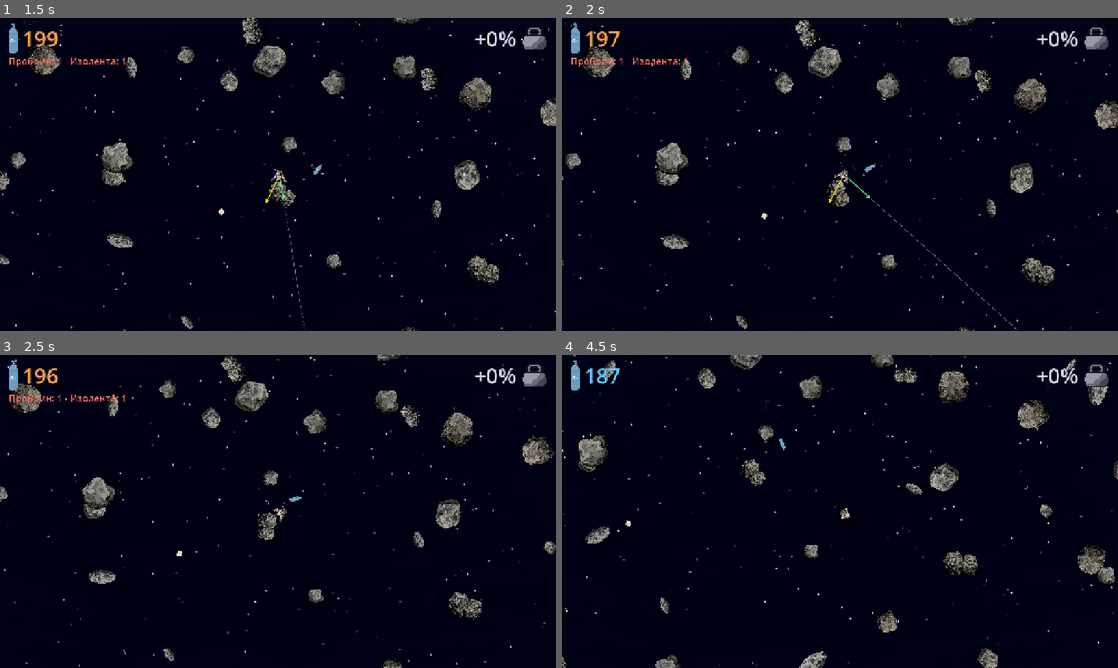
Above: before the commit, frames 1-4 (two rows, left to right).
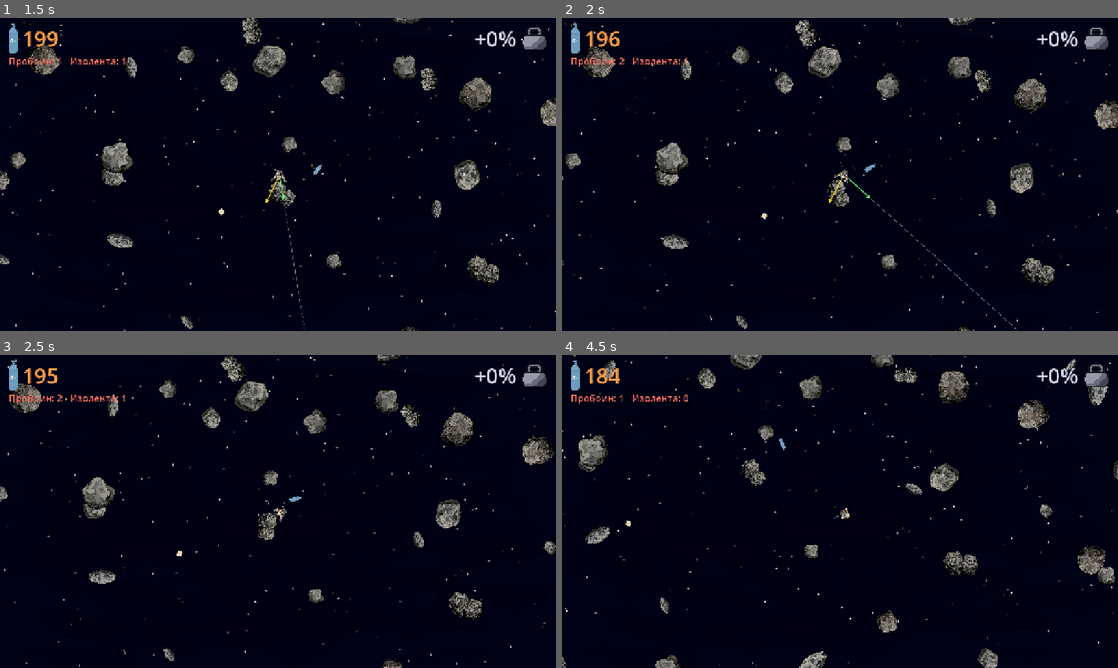
Above: after the commit, the same moments.

Repository: xOnelinx/-space_scrapheap
Game: Godot game, scene res://scenes/main.tscn
The game is run twice, just before and just after one commit, with the same random seed, the same clock (stepped at 60 frames per second) and the same inputs.
Inputs (mouse positions are in pixels of both pictures, inside the frame that each line leads up to):
- Up to frame 1 (1.5 s): click "Начать игру" at 0.5 s; move the mouse to (250, 237) at 1.27 s; hold W (move_up) from 1.28 s (still down); hold Right mouse button (aim) from 1.28 s (still down); click (250, 237) at 1.42 s
- Up to frame 2 (2 s): keep holding W (move_up); keep holding Right mouse button (aim)
- Up to frame 3 (2.5 s): keep holding W (move_up); move the mouse to (444, 558) at 2.02 s; release Right mouse button (aim) at 2.03 s; tap G (drop_cargo) at 2.1 s
- Up to frame 4 (4.5 s): move the mouse to (673, 464) at 2.77 s; release W (move_up) at 2.78 s; hold E (harpoon) 2.78-3.53 s; hold A (move_left) 2.78-4.28 s; move the mouse to (867, 511) at 3.52 s; tap F (hatch) at 3.6 s; click (867, 511) at 3.67 s; move the mouse to (756, 433) at 4.27 s; hold S (move_down) from 4.28 s (still down); hold X (patch_suit) from 4.28 s (still down)

Frame 1 is identical in both runs. In frame 2, less than 0.1% of the frame differs, in the area x 8-50%, y 4-53%; in frame 3, less than 0.1%; in frame 4, 0.4%, in the area x 1-50%, y 4-53%.

Commit message:
Жёсткий удар об астероид рвёт скафандр в точке касания
Co-authored-by: Cursor <cursoragent@cursor.com>

Diff:
--- a/godot/scripts/oxygen.gd
+++ b/godot/scripts/oxygen.gd
@@ -15,7 +15,7 @@
 const COLOR_IDLE := Color(0.4, 0.78, 1.0)
 const COLOR_DOUBLE := Color(1.0, 0.62, 0.28)
 const FLASH_TIME := 0.45
-# shortcut: старт с пробоиной и мотком, пока пробоину не даёт жёсткий удар об астероид; тогда старт целым и без изоленты.
+## Старт с пробоиной: первая задача — залатать её. Моток в кармане и запасной у стартового камня.
 const START_PUNCTURES := 1
 const START_TAPE := 1
 const ICON := preload("res://assets/oxygen.png")
--- a/godot/scripts/wanderer.gd
+++ b/godot/scripts/wanderer.gd
@@ -35,6 +35,8 @@
 ## Газ из одной пробоины при прыжке: доля скорости толчка против струи. Прицел её не видит.
 const LEAK_PER_PUNCTURE := 0.4
 const LEAK_JET_REACH := 23.0
+## Удар об астероид быстрее этой скорости входа рвёт скафандр в точке касания.
+const PUNCTURE_SPEED := 75.0
 const MASS := 26.0 * 26.0
 const AIM_HORIZON := 3.0
 ## Верх спрайта — рюкзак, он наружу от камня. Низ — шлем, им встаём на поверхность.
@@ -614,6 +616,7 @@
 			var away := global_position - rock.global_position
 			if away.length_squared() > 0.0001:
 				normal = away.normalized()
+			_puncture_if_hard(rock, collision.get_position(), normal)
 		dock_to(collider, normal)
 		return
 
@@ -699,8 +702,16 @@
 		return false
 	var away := global_position - buried.global_position
 	var normal := Vector2.UP if away.length_squared() < 0.0001 else away.normalized()
+	_puncture_if_hard(buried, global_position - normal * _self_radius, normal)
 	dock_to(buried, normal)
 	return true
+
+
+func _puncture_if_hard(rock: SpaceRock, contact: Vector2, normal: Vector2) -> void:
+	## Скорость входа в поверхность, как у камня в точке касания со спином.
+	var approach := -(velocity - _velocity_at(rock, contact)).dot(normal)
+	if approach > PUNCTURE_SPEED:
+		puncture_at(contact)
 
 
 func _buried_asteroid() -> SpaceRock:
--- a/godot/tests/verify_push.gd
+++ b/godot/tests/verify_push.gd
@@ -114,6 +114,7 @@
 	var air := wanderer.get_node("Oxygen") as Oxygen
 	air.seconds = 40.0
 	air.double_left = 0.0
+	air.holes.clear()
 	wanderer._using_flight_correction = true
 	wanderer._breathe(1.0)
 	if absf(air.seconds - (40.0 - 1.0 - Wanderer.FLIGHT_OXYGEN)) > 0.01:
--- a/godot/tests/verify_suit.gd
+++ b/godot/tests/verify_suit.gd
@@ -58,8 +58,53 @@
 		fail("Подбор изоленты: моток %d, масса %.1f" % [air.tape, wanderer.get_mass()])
 		return
 
+	if not _check_impacts(scene, wanderer, air):
+		return
+
 	print("SUIT_OK")
 	quit(0)
+
+
+func _check_impacts(scene: Node, wanderer: Wanderer, air: Oxygen) -> bool:
+	var meteor := scene.get_node("Bodies/StaticMid") as SpaceRock
+	var hull := scene.get_node("Bodies/HullFed01") as SpaceRock
+	for node in get_nodes_in_group("space_rocks"):
+		var rock := node as SpaceRock
+		rock.sync_to_physics = false
+		rock.drift_velocity = Vector2.ZERO
+		rock.spin = 0.0
+		if rock != meteor and rock != hull:
+			rock.global_position += Vector2(0, 50000)
+	meteor.global_position = Vector2(4000, 4000)
+	hull.global_position = Vector2(-4000, 4000)
+	wanderer._controls_locked = true
+
+	air.holes.clear()
+	_fly_into(wanderer, meteor, Wanderer.PUNCTURE_SPEED * 0.6)
+	if air.holes.size() != 0:
+		fail("Мягкий удар не должен рвать скафандр")
+		return false
+	_fly_into(wanderer, meteor, Wanderer.PUNCTURE_SPEED * 2.0)
+	if not wanderer.dock.docked or air.holes.size() != 1:
+		fail("Жёсткий удар должен сажать и рвать скафандр: пробоин %d" % air.holes.size())
+		return false
+	air.holes.clear()
+	_fly_into(wanderer, hull, Wanderer.PUNCTURE_SPEED * 2.0)
+	if air.holes.size() != 0:
+		fail("Корпус ботинки ловят без пробоины")
+		return false
+	return true
+
+
+func _fly_into(wanderer: Wanderer, body: SpaceRock, speed: float) -> void:
+	wanderer.undock()
+	var reach := body.get_hit_radius() + wanderer._self_radius
+	wanderer.global_position = body.global_position + Vector2(reach + 20.0, 0.0)
+	wanderer.velocity = Vector2(-speed, 0.0)
+	for _i in 120:
+		wanderer._physics_process(1.0 / 60.0)
+		if wanderer.dock.docked:
+			return
 
 
 func _press_patch(wanderer: Wanderer) -> void:
Not shown, changed: GAME.md
Not shown, changed: PLAN.md
